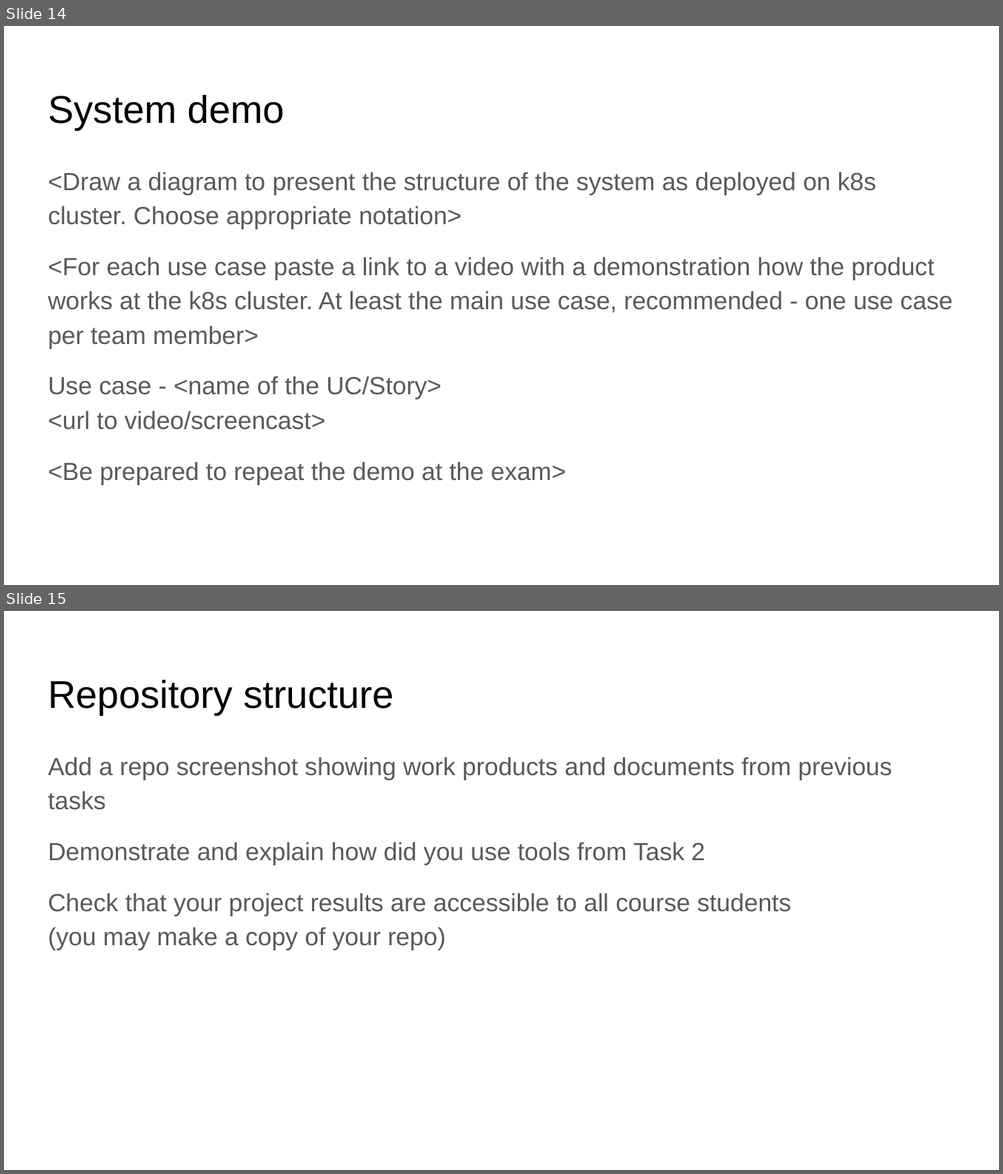
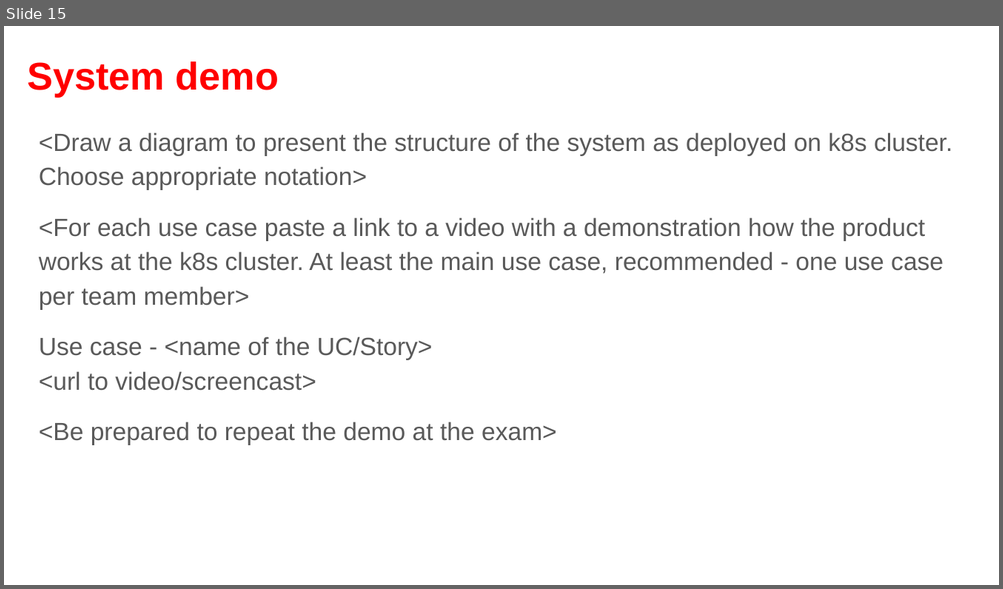
Before and after one commit to fanglores/Advanced-Software-Design, a slide deck: PracticeTasks/Module2/FinalTask_2/FinalTask_2.pptx. Shown one above the other, each under a label of ours: slides 14 and 15 before the commit, slide 15 after it. The pictures are 1003x1174 and 1003x589 pixels, drawn with LibreOffice and Linux fonts; fonts in the diff are those of the drawing. Boxes give left, top, right and bottom in pixels: in the first picture for what was removed or moved away, otherwise in the second. Text is boxed around its words. In the diff, an @@ line names an element or a change of style, - is before the commit and + after.

Commit message:
prototype final task

```diff
--- a/PracticeTasks/Module2/FinalTask_2/FinalTask_2.pptx
+++ b/PracticeTasks/Module2/FinalTask_2/FinalTask_2.pptx
@@ slide 15 removed at [4,611,999,1170], background #FFFFFF @@
@@ title removed at [48,680,393,715] @@
-Repository structure
@@ text removed at [48,757,892,950] @@
-Add a repo screenshot showing work products and documents from previous tasks
-Demonstrate and explain how did you use tools from Task 2
-Check that your project results are accessible to all course students
-(you may make a copy of your repo)
@@ what was slide 14 is now slide 15 @@
@@ slide 15 changed as well @@
@@ title "System demo": place and size @@
-title "System demo" at [48,95,284,130]
+title "System demo" at [28,62,279,97]
@@ title "System demo" at [28,62,279,97]: text colour #000000 to #FF0000, bold on @@
@@ text "<Draw a diagram to present ..." rewrapped from [48,172,953,485] to [39,133,952,446] @@
```
Also in this commit, not shown: 2 other slides changed, 14 slides added, 12 other slides removed, 2 other files.
